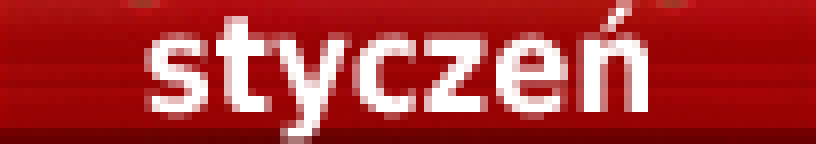
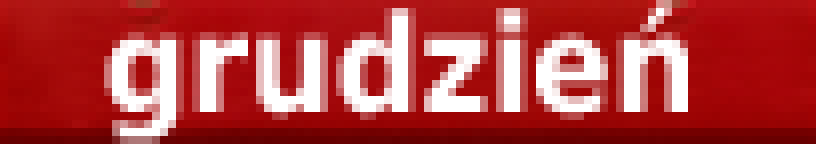
Before/after of a 816 x 144 layered artwork. What changed in the layer stack:
showed "grudzień" over bbox(104, 0, 688, 144)
hid "styczeń", blend normal → vivid light over bbox(144, 0, 648, 144)
painted on "Kalendarz new" over bbox(0, 0, 816, 144)
